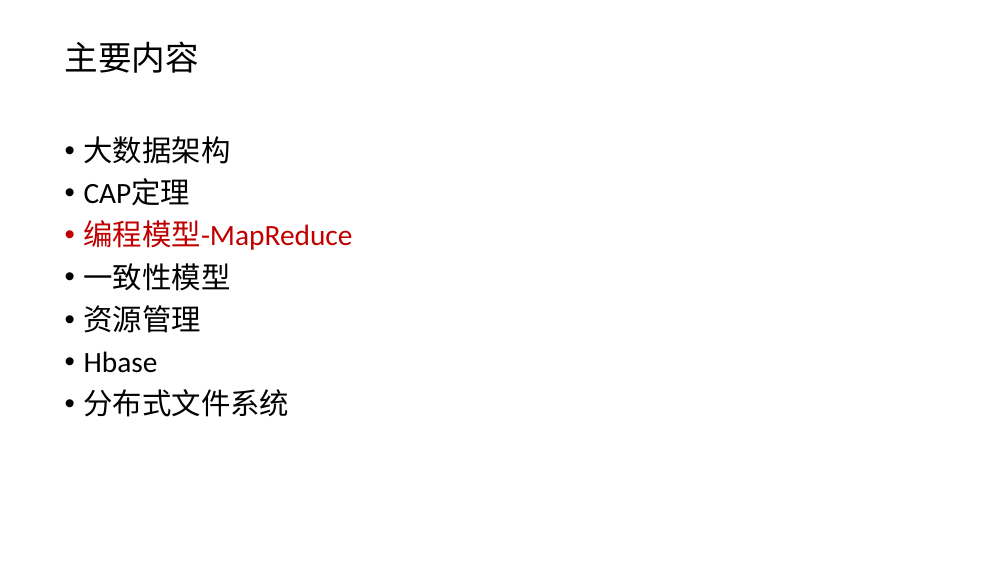
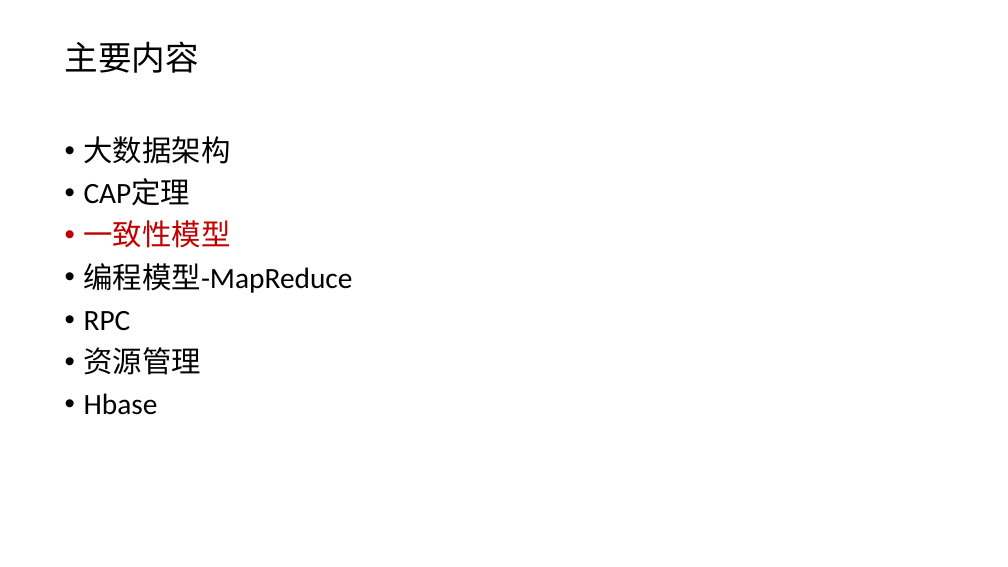
Before and after one commit to anancds/bigdata_ppts, a slide deck: slide 35 of bigdata/大数据.pptx (slide 25 before the commit). Drawn at 1008x567 pixels with LibreOffice and Linux fonts; fonts in the diff are those of the drawing. Boxes give left, top, right and bottom in pixels: in the first picture for what was removed or moved away, otherwise in the second. Text is boxed around its words. In the diff, an @@ line names an element or a change of style, - is before the commit and + after.

```diff
--- a/bigdata/大数据.pptx
+++ b/bigdata/大数据.pptx
@@ text at (84,220,231,248): paragraph added @@
+• 一致性模型
@@ text at (84,263,353,293): text colour #C00000 to #000000 in "编程模型-MapReduce" @@
@@ text at (84,311,131,331): text changed @@
-• 一致性模型
+• RPC
@@ text at (84,389,290,417): paragraph removed @@
-• 分布式文件系统
```
Also in this commit, not shown: 18 other slides changed, 16 slides added, 4 slides removed.
